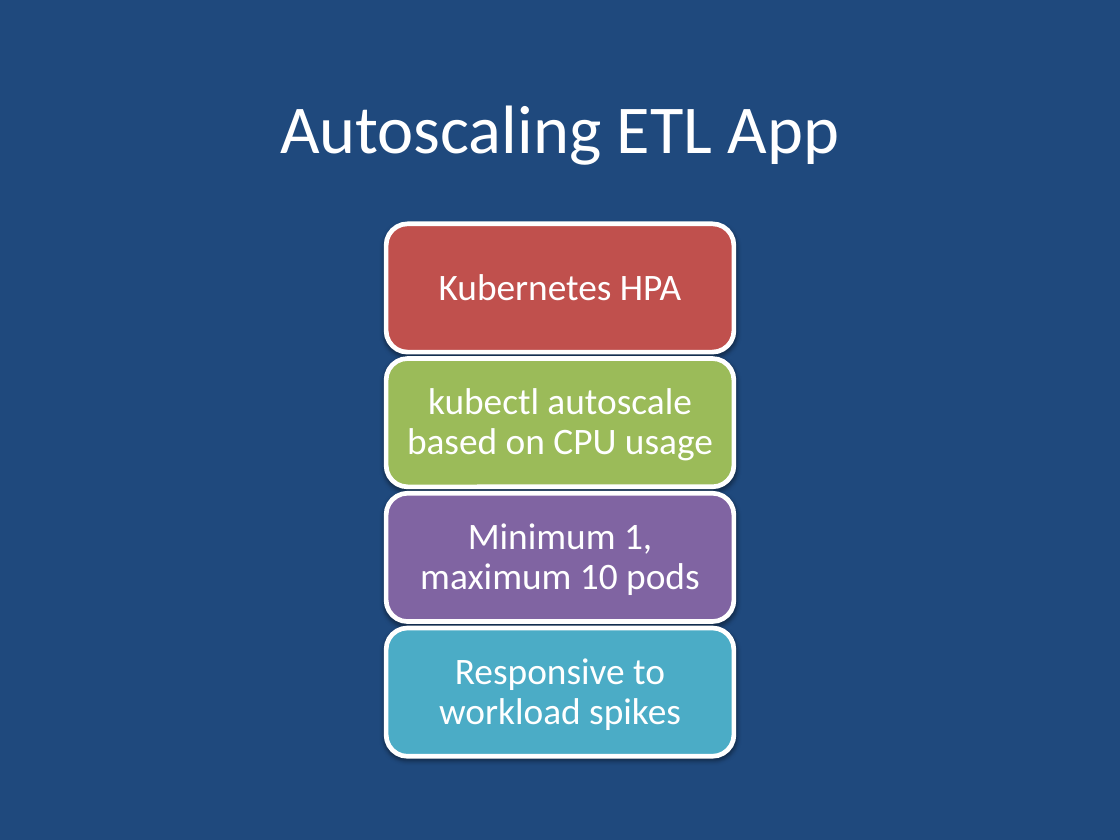
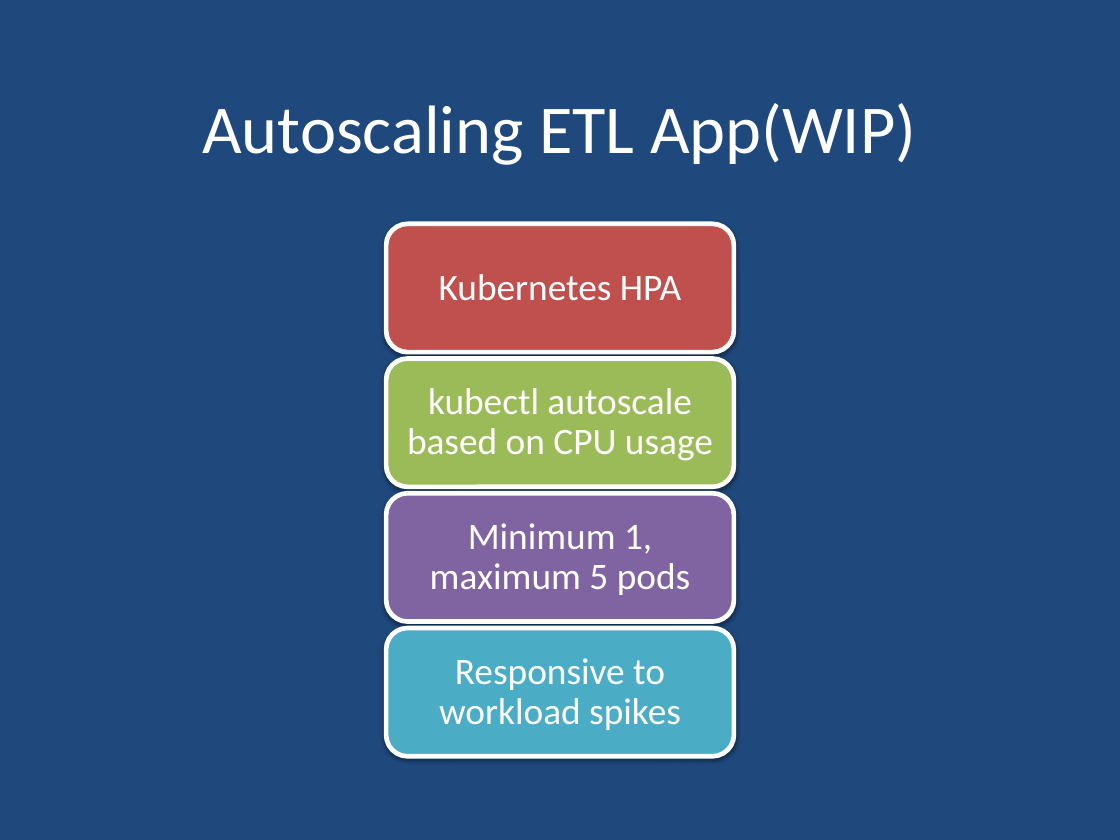
Before and after one commit to rahulsidpatil/go-k8s-data-pipeline, a slide deck: slide 12 of ppt-artifacts/go_k8s_data_pipeline_updated.pptx. Drawn at 1120x840 pixels with LibreOffice and Linux fonts; fonts in the diff are those of the drawing; background and template pictures are left out. Boxes give left, top, right and bottom in pixels: in the first picture for what was removed or moved away, otherwise in the second. Text is boxed around its words. In the diff, an @@ line names an element or a change of style, - is before the commit and + after.

Commit message:
ppt update

```diff
--- a/ppt-artifacts/go_k8s_data_pipeline_updated.pptx
+++ b/ppt-artifacts/go_k8s_data_pipeline_updated.pptx
@@ title at (202, 103, 916, 165): text changed @@
-Autoscaling ETL App
+Autoscaling ETL App(WIP)
@@ text at (430, 523, 690, 595): text changed @@
-Minimum 1, maximum 10 pods
+Minimum 1, maximum 5 pods
```
Also in this commit, not shown: 4 other slides changed, 10 slides added, 2 other files.
